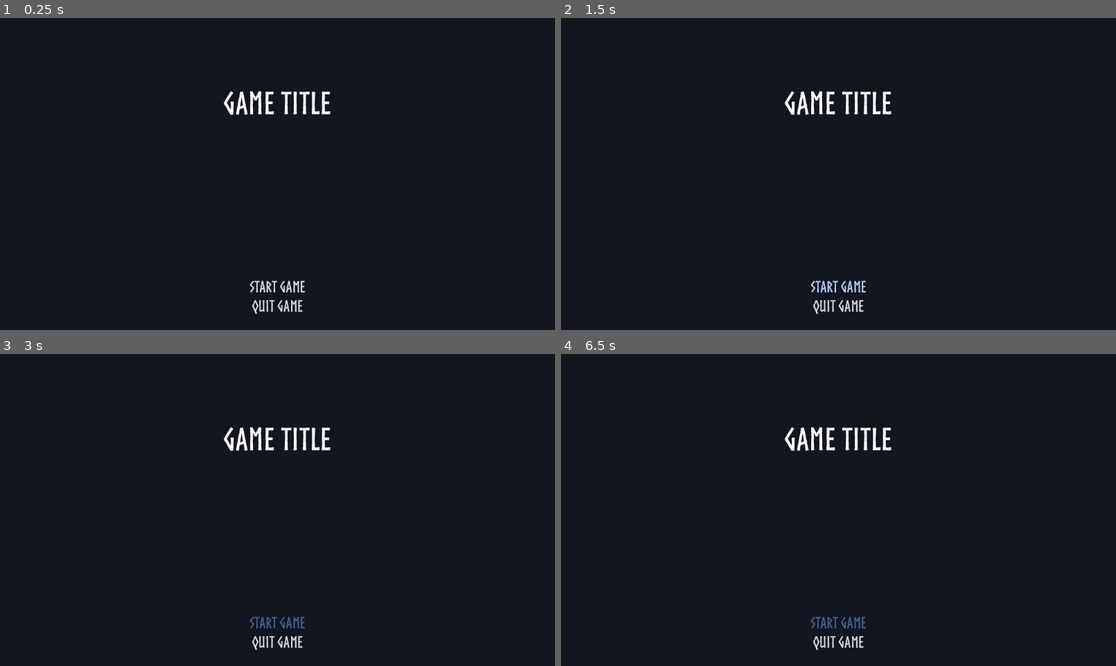
Above: before the commit, frames 1-4 (two rows, left to right).
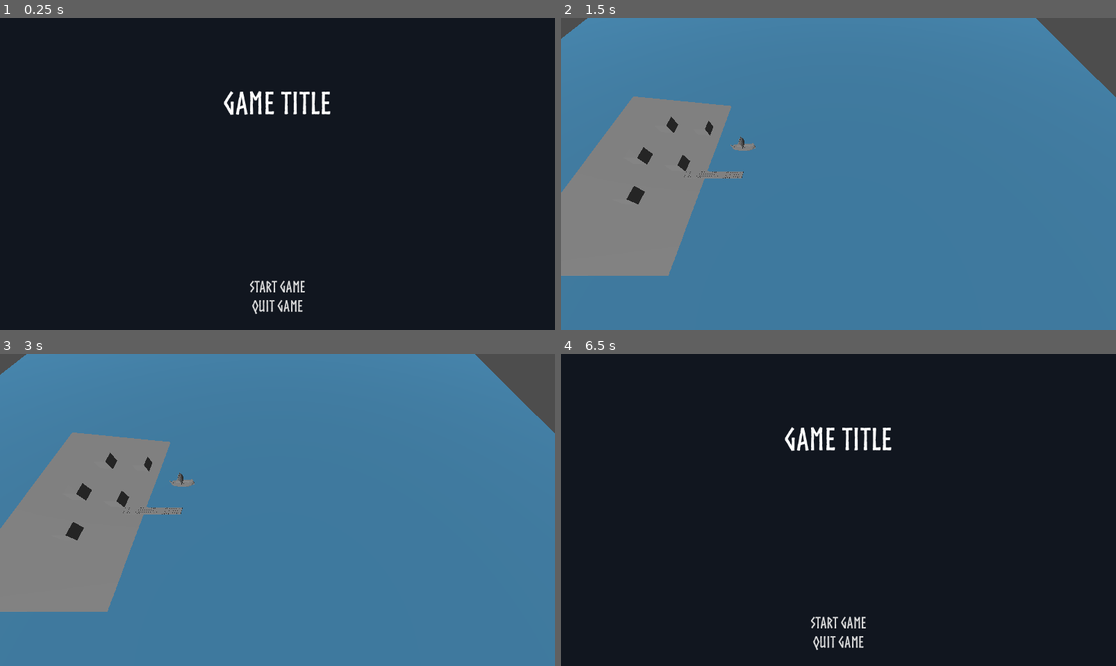
Above: after the commit, the same moments.

Repository: AtomicGardenInteractive/Brackey-s-2024
Game: Godot game, scene res://Scenes/Levels/game_handler.tscn
Two runs of this game, one before a commit and one after it. Both use one fixed random seed, a clock stepped at 60 frames per second and the inputs below. Before the commit the project starts from res://main_menu.tscn.
Inputs (mouse positions are in pixels of both pictures, inside the frame that each line leads up to):
- Up to frame 1 (0.25 s): no input
- Up to frame 2 (1.5 s): click "Start Game" at 0.5 s; click (838, 286) at 1.25 s, where only the run before the commit has a clickable "Start Game"
- Up to frame 3 (3 s): click (277, 622) at 2 s, where only the run before the commit has a clickable "Start Game"; tap Enter at 2.75 s; move the mouse to (399, 494) at 2.77 s; hold Right mouse button (Action_Command) from 2.78 s (still down)
- Up to frame 4 (6.5 s): tap Space at 3.5, 5 s; move the mouse to (727, 525) at 3.52 s; release Right mouse button (Action_Command) at 3.53 s; right-click (727, 525) at 3.6 s; tap Enter at 4.25, 5.75 s; move the mouse to (894, 441) at 4.27 s; press the mouse at (894, 441) at 4.28 s; right-click (894, 441) at 4.55 s; move the mouse to (810, 572) at 5.02 s; release the mouse at (810, 572) at 5.03 s; right-click (810, 572) at 5.1 s; move the mouse to (1005, 556) at 5.77 s; hold Right mouse button (Action_Command) from 5.78 s (still down); tap Escape (Pause) at 6.4 s

The runs differ from the first frame. In frame 2, 100% of the frame differs, in the area x 0-100%, y 0-100%; in frame 3, 100%; in frame 4, 0.2%.

Commit message:
Fixed menu UI

Diff:
--- a/Godot/new-game-project/Scenes/Levels/Player.gd
+++ b/Godot/new-game-project/Scenes/Levels/Player.gd
@@ -32,7 +32,7 @@
 	if event.is_action_pressed("Action_Command"):
 		var hitObject = shoot_ray()
 		if hitObject:
-			emit_signal("contextualCommand") hitObject.get_global_postion()
+			#emit_signal("contextualCommand") hitObject.get_global_postion()
 			pass
 		pass
 
--- a/Godot/new-game-project/Scenes/Levels/game_handler.gd
+++ b/Godot/new-game-project/Scenes/Levels/game_handler.gd
@@ -1,11 +1,16 @@
 extends Node
+class_name GameHandler
 
 @export var pause_menu: Control
 
-var paused = false
+var paused = true
 
-func _process(delta):
-	if Input.is_action_just_pressed("pause"):
+func _ready() -> void:
+	#connect("start_game()", _on_start_game_called())
+	pass
+
+func _process(_delta):
+	if Input.is_action_just_pressed("Pause"):
 		pauseMenu()
 
 func pauseMenu():
@@ -17,3 +22,7 @@
 		get_tree().paused = false
 
 	paused = !paused
+
+func _on_start_game_called():
+	pauseMenu()
+	pass
--- a/Godot/new-game-project/Scenes/Levels/game_handler.tscn
+++ b/Godot/new-game-project/Scenes/Levels/game_handler.tscn
@@ -1,12 +1,10 @@
-[gd_scene load_steps=13 format=3 uid="uid://dd3ciccoerrst"]
+[gd_scene load_steps=11 format=3 uid="uid://dd3ciccoerrst"]
 
 [ext_resource type="Script" path="res://Scenes/Levels/Player.gd" id="1_3v35u"]
 [ext_resource type="PackedScene" uid="uid://7bmuha166gyx" path="res://main_menu.tscn" id="1_jth67"]
 [ext_resource type="Script" path="res://Scenes/Levels/game_handler.gd" id="1_vwlyo"]
 [ext_resource type="PackedScene" uid="uid://dkkxkrxcr74mb" path="res://Scenes/boat.tscn" id="2_74m0k"]
 [ext_resource type="ArrayMesh" uid="uid://vsnb002tkjcr" path="res://Assets/Models/pier.obj" id="3_fahsx"]
-[ext_resource type="Script" path="res://Scenes/Levels/menu_ui.gd" id="4_v23wc"]
-[ext_resource type="PackedScene" uid="uid://b82pkvikw18no" path="res://pause_menu.tscn" id="5_e3dhx"]
 
 [sub_resource type="Environment" id="Environment_5imuj"]
 
@@ -31,7 +29,7 @@
 [node name="Game_Handler" type="Node" node_paths=PackedStringArray("pause_menu")]
 process_mode = 3
 script = ExtResource("1_vwlyo")
-pause_menu = NodePath("UI_Layers/Menu_UI/PauseMenu")
+pause_menu = NodePath("UI_Layers/Menu_UI/Main Menu")
 
 [node name="Level_Handler" type="Node" parent="."]
 process_mode = 1
@@ -48,33 +46,11 @@
 
 [node name="Level" type="Node3D" parent="Level_Handler/World"]
 
-[node name="Boat" type="CSGCombiner3D" parent="Level_Handler/World/Level"]
-transform = Transform3D(7.33163, 0, 0, 0, 1, 0, 0, 0, 5.75525, -46.2236, 0, -11.1688)
-
-[node name="CSGPolygon3D" type="CSGPolygon3D" parent="Level_Handler/World/Level/Boat"]
-transform = Transform3D(1.05092, 0, 0, 0, 1.70861, 0, 0, 0, 1.05092, 0, 0, 0)
-polygon = PackedVector2Array(0, 0, -0.94693, 2.26084, 1.7965, 2.18121, 1, 0)
-
-[node name="CSGCylinder3D" type="CSGCylinder3D" parent="Level_Handler/World/Level/Boat/CSGPolygon3D"]
-transform = Transform3D(0.163076, 0, 0, 0, 2.7608, 0, 0, 0, 0.205207, 1.05949, 3.09196, -0.423316)
-
-[node name="CSGBox3D" type="CSGBox3D" parent="Level_Handler/World/Level/Boat/CSGPolygon3D/CSGCylinder3D"]
-transform = Transform3D(1, 0, 0, 0, 1, 0, 0, 0, 1, 0, 0.743781, -0.483472)
-size = Vector3(1, 1, 7.42529)
-
-[node name="CSGCylinder3D2" type="CSGCylinder3D" parent="Level_Handler/World/Level/Boat/CSGPolygon3D"]
-transform = Transform3D(0.163076, 0, 0, 0, 2.7608, 0, 0, 0, 0.205207, -0.0185157, 3.09196, -0.582814)
-
-[node name="CSGBox3D2" type="CSGBox3D" parent="Level_Handler/World/Level/Boat/CSGPolygon3D/CSGCylinder3D2"]
-transform = Transform3D(1, 0, 0, 0, 1, 0, 0, 0, 1, 0.096704, 0.743781, 0.293786)
-size = Vector3(1, 1, 7.42529)
-
 [node name="Camera3D" type="Camera3D" parent="Level_Handler/World/Level"]
 transform = Transform3D(1, 0, 0, 0, 0.5, 0.866025, 0, -0.866025, 0.5, 38.2256, 140.04, 78.491)
 current = true
 size = 200.0
 script = ExtResource("1_3v35u")
-unitArray = null
 
 [node name="NavigationRegion3D" type="NavigationRegion3D" parent="Level_Handler/World/Level"]
 navigation_mesh = SubResource("NavigationMesh_petug")
@@ -94,10 +70,6 @@
 [node name="Sand" type="CSGBox3D" parent="Level_Handler/World/Level/NavigationRegion3D/Beach"]
 transform = Transform3D(0.991479, 0.130267, 0, -0.130267, 0.991479, 0, 0, 0, 1, -105.143, 0, -4.68033)
 size = Vector3(100, 10, 150)
-
-[node name="Pier" type="CSGBox3D" parent="Level_Handler/World/Level/NavigationRegion3D/Beach"]
-transform = Transform3D(1, 0, 0, 0, 1, 0, 0, 0, 1, -69.3239, -4.28813, -0.2854)
-size = Vector3(63.8864, 14.3599, 12.1304)
 
 [node name="House" type="CSGBox3D" parent="Level_Handler/World/Level/NavigationRegion3D/Beach"]
 transform = Transform3D(1, 0, 0, 0, 1, 0, 0, 0, 1, -87.5415, 6.2415, -8.38704)
@@ -120,29 +92,20 @@
 size = Vector3(10, 10, 10)
 
 [node name="Pier2" type="MeshInstance3D" parent="Level_Handler/World/Level/NavigationRegion3D/Beach"]
-transform = Transform3D(1, 0, 0, 0, 1, 0, 0, 0, 1, 6.81735, 1.62966, 12.5168)
+transform = Transform3D(1, 0, 0, 0, 1, 0, 0, 0, 1, -37.8736, 1.62966, -0.590893)
 mesh = ExtResource("3_fahsx")
 
 [node name="Pier3" type="MeshInstance3D" parent="Level_Handler/World/Level/NavigationRegion3D/Beach"]
-transform = Transform3D(-0.999994, 0, -0.00343828, 0, 1, 0, 0.00343828, 0, -0.999994, -45.5235, 1.62966, 12.5168)
+transform = Transform3D(-0.999994, 0, -0.00343828, 0, 1, 0, 0.00343828, 0, -0.999994, -90.2145, 1.62966, -0.590893)
 mesh = ExtResource("3_fahsx")
 
 [node name="Units" type="Node" parent="Level_Handler/World"]
 
+[node name="Boat" parent="Level_Handler/World/Units" instance=ExtResource("2_74m0k")]
+transform = Transform3D(1, 0, 0, 0, 1, 0, 0, 0, 1, -41.5506, 9.53674e-06, -26.9683)
+
 [node name="UI_Layers" type="Node" parent="."]
 
 [node name="Menu_UI" type="CanvasLayer" parent="UI_Layers"]
-script = ExtResource("4_v23wc")
 
 [node name="Main Menu" parent="UI_Layers/Menu_UI" instance=ExtResource("1_jth67")]
-visible = false
-
-[node name="PauseMenu" parent="UI_Layers/Menu_UI" instance=ExtResource("5_e3dhx")]
-visible = false
-metadata/_edit_use_anchors_ = true
-
-[node name="Main Menu" parent="." instance=ExtResource("1_jth67")]
-unique_name_in_owner = true
-
-[node name="Boat" parent="." instance=ExtResource("2_74m0k")]
-transform = Transform3D(1, 0, 0, 0, 1, 0, 0, 0, 1, -41.5506, 9.53674e-06, -26.9683)
--- a/Godot/new-game-project/Scenes/Levels/main_menu.gd
+++ b/Godot/new-game-project/Scenes/Levels/main_menu.gd
@@ -6,14 +6,13 @@
 func _ready() -> void:
 	focus_buttons()
 
-func _on_start_game_button_pressed() -> void:
+func _on_start_game_pressed() -> void:
 	start_game.emit()
+	$"../../.."._on_start_game_called()
 	hide()
 
-
-func _on_quit_game_button_pressed():
+func _on_quit_game_pressed() -> void:
 	get_tree().quit()
-
 
 func _on_visability_changed() -> void:
 	if visible:
--- a/Godot/new-game-project/Scenes/Levels/menu_ui.gd
+++ /dev/null
@@ -1,8 +0,0 @@
-extends CanvasLayer
-
-signal start_game()
-
-@onready var main_menu = %MainMenu
-
-func _on_main_menu_start_game() -> void:
-	start_game.emit()
--- a/Godot/new-game-project/Scenes/Levels/boat.gd
+++ b/Godot/new-game-project/Scenes/boat.gd
@@ -17,7 +17,8 @@
 	pass
 
 func _ready() -> void:
-	connect(contextualCommand )
+	#connect(contextualCommand )
+	pass
 
 func add_to_array(target_location):
 	if search_array(target_location) == true:
@@ -34,7 +35,7 @@
 	else:
 		return false
 
-func _physics_process(delta: float) -> void:
+func _physics_process(_delta: float) -> void:
 	var current_location = global_transform.origin
 	var next_location = nav_agent.get_next_path_position()
 	var new_velocity = (next_location - current_location).normalized() * SPEED
--- a/Godot/new-game-project/Scenes/boat.tscn
+++ b/Godot/new-game-project/Scenes/boat.tscn
@@ -1,18 +1,18 @@
 [gd_scene load_steps=4 format=3 uid="uid://dkkxkrxcr74mb"]
 
-[ext_resource type="Script" path="res://Scenes/Levels/boat.gd" id="1_0n3pl"]
+[ext_resource type="Script" path="res://Scenes/boat.gd" id="1_0n3pl"]
 [ext_resource type="ArrayMesh" uid="uid://cqhai0n3urvsw" path="res://Assets/Models/BoatTest1.obj" id="2_6nnls"]
 
-[sub_resource type="BoxShape3D" id="BoxShape3D_vrv0l"]
+[sub_resource type="CapsuleShape3D" id="CapsuleShape3D_u785v"]
+radius = 6.32946
+height = 22.0607
 
 [node name="Boat" type="CharacterBody3D" groups=["Boats"]]
 script = ExtResource("1_0n3pl")
-boatID = null
-SPEED = null
 
 [node name="CollisionShape3D" type="CollisionShape3D" parent="."]
-transform = Transform3D(1, 0, 0, 0, 1, 0, 0, 0, 1, 0, 0.5, 0)
-shape = SubResource("BoxShape3D_vrv0l")
+transform = Transform3D(-4.37114e-08, -1, 0, 1, -4.37114e-08, 0, 0, 0, 1, 0, 5.51972, 0)
+shape = SubResource("CapsuleShape3D_u785v")
 
 [node name="MeshInstance3D" type="MeshInstance3D" parent="."]
 transform = Transform3D(1, 0, 0, 0, 1, 0, 0, 0, 1, 0, 0.5, 0)
--- a/Godot/new-game-project/project.godot
+++ b/Godot/new-game-project/project.godot
@@ -11,7 +11,7 @@
 [application]
 
 config/name="Brackey's 2024 Calm Before the Storm"
-run/main_scene="res://main_menu.tscn"
+run/main_scene="res://Scenes/Levels/game_handler.tscn"
 config/features=PackedStringArray("4.3", "Forward Plus")
 config/icon="res://icon.svg"
 
